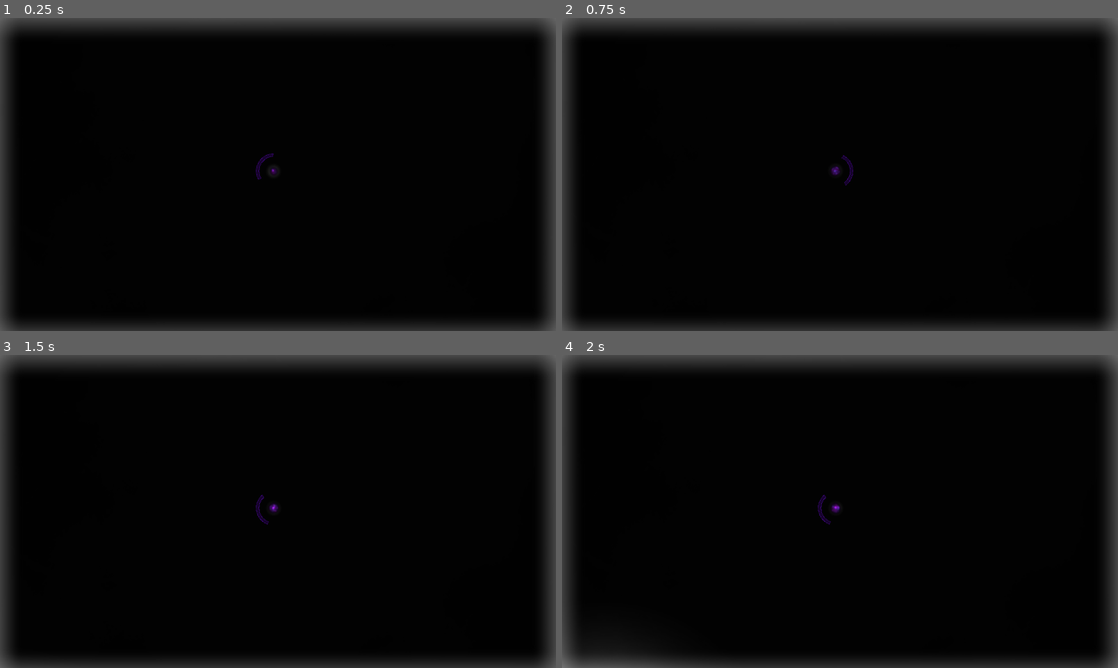
Above: before the commit, frames 1-4 (two rows, left to right).
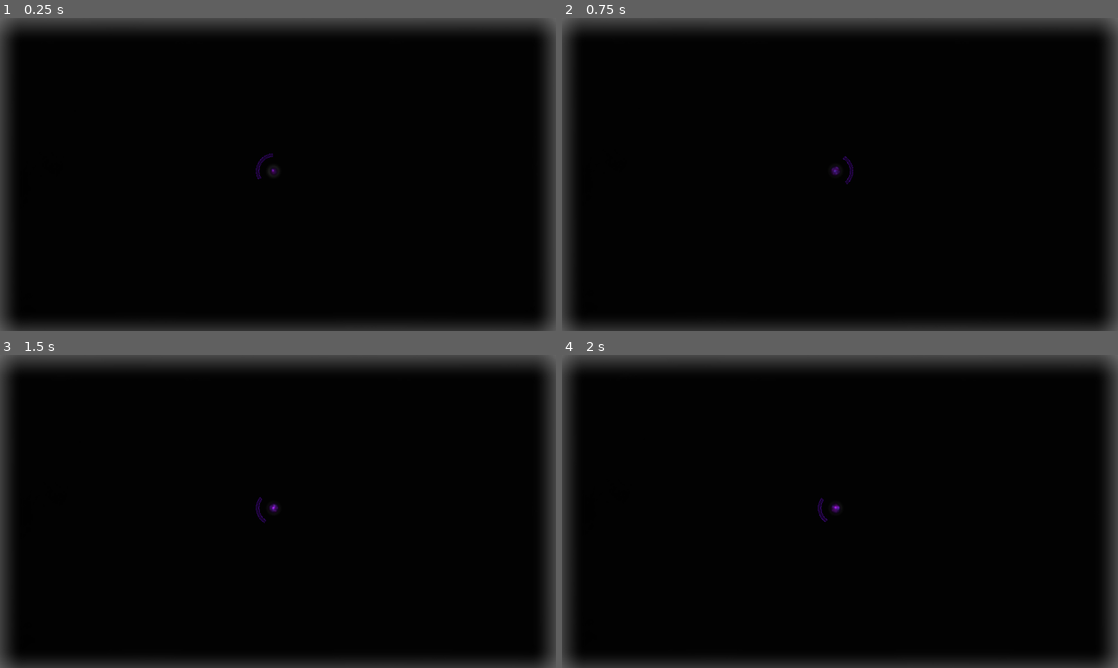
Above: after the commit, the same moments.

Repository: Ascept94/GameHamBurger
Game: Godot game, scene res://Scenes/main.tscn
Two runs of this game, one before a commit and one after it. Both use one fixed random seed, a clock stepped at 60 frames per second and the inputs below.
Inputs (mouse positions are in pixels of both pictures, inside the frame that each line leads up to):
- Up to frame 1 (0.25 s): no input
- Up to frame 2 (0.75 s): tap Enter at 0.5 s; move the mouse to (962, 158) at 0.52 s; hold D (move_right) from 0.53 s (still down)
- Up to frame 3 (1.5 s): tap Space at 1.25 s; move the mouse to (166, 527) at 1.27 s; release D (move_right) at 1.28 s; hold S (move_down) from 1.28 s (still down)
- Up to frame 4 (2 s): keep holding S (move_down)

The runs differ from the first frame. In frame 1, less than 0.1% of the frame differs, in the area x 46-50%, y 43-52%; in frame 2, less than 0.1%; in frame 3, less than 0.1%; in frame 4, 0.5%, in the area x 0-49%, y 44-100%.

Commit message:
Parece que por fin funcionan las putas estrellas

Diff:
--- a/Scenes/Spawer.tscn
+++ b/Scenes/Spawer.tscn
@@ -1,14 +1,29 @@
-[gd_scene load_steps=3 format=2]
+[gd_scene load_steps=4 format=2]
 
 [ext_resource path="res://Scripts/Spawer.gd" type="Script" id=1]
 [ext_resource path="res://Scenes/Light2D.tscn" type="PackedScene" id=2]
+[ext_resource path="res://Scenes/Star2D.tscn" type="PackedScene" id=3]
 
 [node name="Spawer" type="Node2D"]
 script = ExtResource( 1 )
 spaw_distance = 200.0
 light = ExtResource( 2 )
+star = ExtResource( 3 )
 
 [node name="Timer" type="Timer" parent="."]
-wait_time = 0.2
+wait_time = 30.0
 autostart = true
+
+[node name="StarTimer" type="Timer" parent="."]
+wait_time = 1.7
+
+[node name="OffsetTimer" type="Timer" parent="."]
+wait_time = 3.6
+one_shot = true
+autostart = true
+__meta__ = {
+"_editor_description_": "3.6"
+}
 [connection signal="timeout" from="Timer" to="." method="_on_Timer_timeout"]
+[connection signal="timeout" from="StarTimer" to="." method="_on_StarTimer_timeout"]
+[connection signal="timeout" from="OffsetTimer" to="." method="_on_OffsetTimer_timeout"]
--- a/Scenes/Star2D.tscn
+++ b/Scenes/Star2D.tscn
@@ -1,17 +1,34 @@
-[gd_scene load_steps=3 format=2]
+[gd_scene load_steps=5 format=2]
 
 [ext_resource path="res://Sprites/Star.png" type="Texture" id=1]
 [ext_resource path="res://Scripts/StartFlicker.gd" type="Script" id=2]
+[ext_resource path="res://Sprites/Barrier.png" type="Texture" id=3]
 
+[sub_resource type="CanvasItemMaterial" id=1]
 
-[node name="Light2D2" type="Light2D"]
-position = Vector2( -144.392, -5.34785 )
+[node name="Node2D" type="Node2D"]
+script = ExtResource( 2 )
+
+[node name="RayCast2D" type="RayCast2D" parent="."]
+enabled = true
+cast_to = Vector2( 0, 0 )
+collision_mask = 63
+collide_with_areas = true
+collide_with_bodies = false
+
+[node name="Star" type="Light2D" parent="."]
 texture = ExtResource( 1 )
 texture_scale = 0.01
+energy = 10.0
+shadow_enabled = true
+shadow_filter = 5
+shadow_filter_smooth = 1.6
+
+[node name="Glow" type="Light2D" parent="Star"]
+material = SubResource( 1 )
+texture = ExtResource( 3 )
+texture_scale = 0.01
 energy = 8.0
-script = ExtResource( 2 )
-
-[node name="EnterScene" type="Timer" parent="."]
-one_shot = true
-autostart = true
-[connection signal="timeout" from="EnterScene" to="." method="_on_EnterScene_timeout"]
+shadow_enabled = true
+shadow_filter = 5
+shadow_filter_smooth = 3.7
--- a/Scenes/main.tscn
+++ b/Scenes/main.tscn
@@ -20,9 +20,9 @@
 
 [node name="BacgroundsClouds" type="Sprite" parent="."]
 modulate = Color( 0.0509804, 0.0509804, 0.0509804, 0.796078 )
-position = Vector2( 987.5, 737.969 )
+position = Vector2( 1000, 900 )
 rotation = 1.74533
-scale = Vector2( 4, 4 )
+scale = Vector2( 6, 6 )
 texture = ExtResource( 5 )
 script = ExtResource( 2 )
 
@@ -47,6 +47,8 @@
 
 [node name="AudioStreamPlayer" type="AudioStreamPlayer" parent="."]
 stream = ExtResource( 4 )
+volume_db = -10.0
+autoplay = true
 __meta__ = {
 "_editor_description_": "70 BPM
 1 lightpulse each 2.333333 seconds"
--- a/Scripts/Player.gd
+++ b/Scripts/Player.gd
@@ -16,10 +16,13 @@
 func _process(delta):
 	_moveBarrier()
 	_movePlayer(delta)
+	_isNearBounds()
 	pass
 
 func _physics_process(delta):
-	if (health < 1):
+	if (health <= 0):
+		_game_over()
+	elif (health < 1):
 		health += 0.0004
 	_setBarrier()
 	pass
@@ -65,6 +68,14 @@
 
 	return newPos
 
+func _isNearBounds():
+	var window_size = OS.window_size
+
+	if (self.position.y > window_size.y-50 || self.position.y < 50):
+		health -= 0.0025
+	elif (self.position.x > window_size.x-50 || self.position.x < 50):
+		health -= 0.0025
+
 
 func _setBarrier():
 	var points = _calculateCircle(radius)
@@ -96,3 +107,12 @@
 	health -= 0.001*(5-distance/100)
 	#_setBarrier()
 	pass # Replace with function body.
+
+func _on_damage_burst():
+	health -= 0.1
+	pass
+
+func _game_over():
+	print("game over")
+	get_tree().quit()
+	pass
--- a/Scripts/PoinLight.gd
+++ b/Scripts/PoinLight.gd
@@ -37,9 +37,9 @@
 func _check_distance():
 	var player_distance = player.global_position.distance_to(self.global_position)
 	if player_distance < radius:
-		$RayCast2D.set_cast_to(player.global_position - self.global_position)
-		yield(get_tree().create_timer(0.001), "timeout")
-		if not $RayCast2D.is_colliding() || $RayCast2D.get_collision_point().distance_to(self.global_position) > player_distance :
+		$RayCast2D.set_cast_to((player.global_position - self.global_position)/2)
+		#yield(get_tree().create_timer(0.001), "timeout")
+		if not $RayCast2D.is_colliding():
 			emit_signal("damage", player_distance)
 	pass
 func _check_screen_bounds():
--- a/Scripts/Spawer.gd
+++ b/Scripts/Spawer.gd
@@ -2,6 +2,7 @@
 
 export var spaw_distance: float
 export var light: PackedScene
+export var star: PackedScene
 
 enum DIRECTIONS{UP, DOWN, LEFT, RIGHT}
 
@@ -13,25 +14,43 @@
 	_spawn_light()
 	pass
 
+func _on_StarTimer_timeout():
+	_spawn_star()
+	pass
+
 func _spawn_light():
-	$Timer.wait_time = 30
-	var viewport_size = get_viewport().size
+	var WindowSize = OS.window_size/2
 	var obj = light.instance()
 	var direction = DIRECTIONS.values()[randi() % DIRECTIONS.size()]
 	var spawn_pos
 
 	if direction == DIRECTIONS.UP:
-		spawn_pos = Vector2(rand_range(0, viewport_size.x), - spaw_distance)
+		spawn_pos = Vector2(rand_range(0, WindowSize.x), - spaw_distance)
 
 	elif direction == DIRECTIONS.DOWN:
-		spawn_pos = Vector2(rand_range(0, viewport_size.x), viewport_size.y + spaw_distance)
+		spawn_pos = Vector2(rand_range(0, WindowSize.x), WindowSize.y + spaw_distance)
 
 	elif direction == DIRECTIONS.LEFT:
-		spawn_pos = Vector2(- spaw_distance, rand_range(0, viewport_size.y))
+		spawn_pos = Vector2(- spaw_distance, rand_range(0, WindowSize.y))
 
 	elif direction == DIRECTIONS.RIGHT:
-		spawn_pos = Vector2(viewport_size.x + spaw_distance, rand_range(0, viewport_size.y))
+		spawn_pos = Vector2(WindowSize.x + spaw_distance, rand_range(0, WindowSize.y))
 
 	obj.global_position = spawn_pos
 	add_child(obj)
 	pass
+
+func _spawn_star():
+	var WindowSize = OS.window_size/2
+	var obj = star.instance()
+	var spawn_pos
+	spawn_pos = Vector2(rand_range(50, WindowSize.x -50), rand_range(50, WindowSize.y-50))
+	obj.global_position = spawn_pos
+	add_child(obj)
+	pass
+
+
+func _on_OffsetTimer_timeout():
+	_spawn_star()
+	$StarTimer.start()
+	pass # Replace with function body.
--- a/Scripts/StartFlicker.gd
+++ b/Scripts/StartFlicker.gd
@@ -1,25 +1,54 @@
-extends Light2D
+extends Node2D
 
 
-# Declare member variables here. Examples:
-# var a = 2
-# var b = "text"
+var glowRadius = 10
+var player
+var player_distance
+var reached = false
 
+signal damage_burst
 
-# Called when the node enters the scene tree for the first time.
 func _ready():
-
+	_get_player()
+	connect("damage_burst",player,"_on_damage_burst")
 	pass # Replace with function body.
 
 
-# Called every frame. 'delta' is the elapsed time since the previous frame.
+# warning-ignore:unused_argument
 func _process(delta):
-	if (self.texture_scale < 1):
-		self.texture_scale += 0.05
+	_explode()
+	player_distance =  player.global_position.distance_to(self.global_position)
+	if (glowRadius > player_distance && not reached):
+		_check_collision()
 	pass
 
+func _explode():
+	if ($Star.texture_scale < 1.5):
+		$Star.texture_scale += 0.035
+		$Star.rotation += 0.15
+	elif($Star.energy >= 0):
+		$Star.texture_scale += 1
+		$Star.energy -= 0.3
+		$Star.rotation += 0.1
+		$Star/Glow.texture_scale += 0.3
+		$Star/Glow.energy -= 0.1
+		glowRadius += 30
+	elif ($Star/Glow.energy >= 0):
+		$Star/Glow.texture_scale += 0.3
+		$Star/Glow.energy -= 0.1
+		glowRadius += 70
+	else:
+		queue_free()
+	pass
 
+func _check_collision():
+	reached = true
+	$RayCast2D.set_cast_to((player.global_position - self.global_position)/2)
+	yield(get_tree().create_timer(0.017), "timeout")
+	if not $RayCast2D.is_colliding():
+		emit_signal("damage_burst")
+	pass
 
-func _on_EnterScene_timeout():
-
-	pass # Replace with function body.
+func _get_player():
+	player = get_tree().get_nodes_in_group("Player")[0]
+	pass
Renamed: Sprites/Light2D.gd -> Scripts/Light2D.gd
